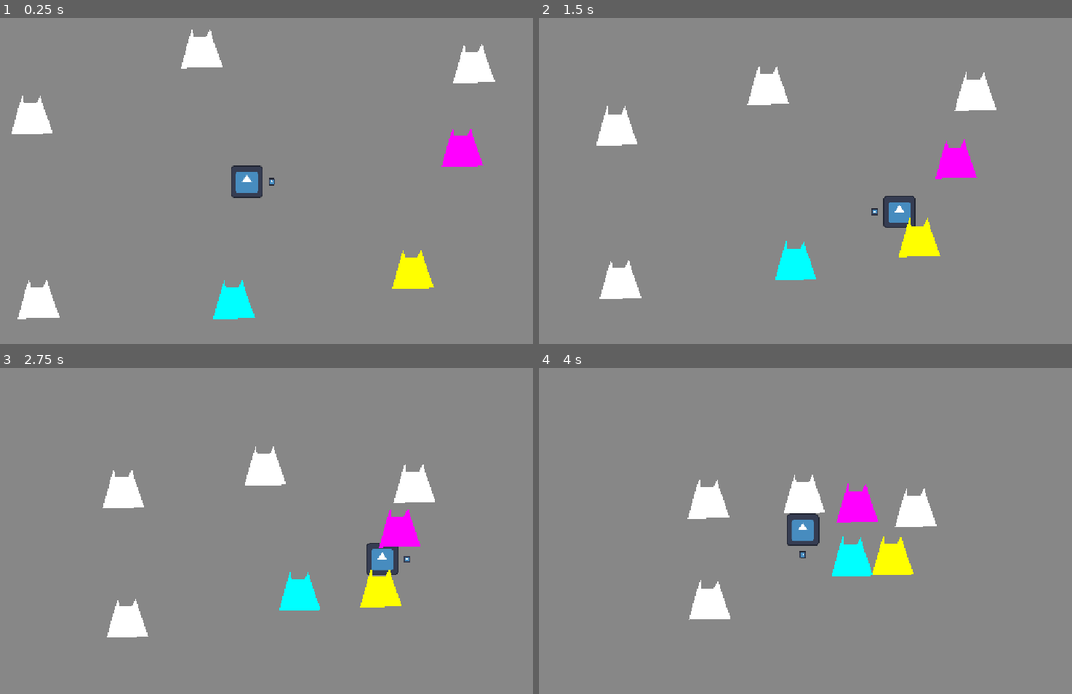
Above: before the commit, frames 1-4 (two rows, left to right).
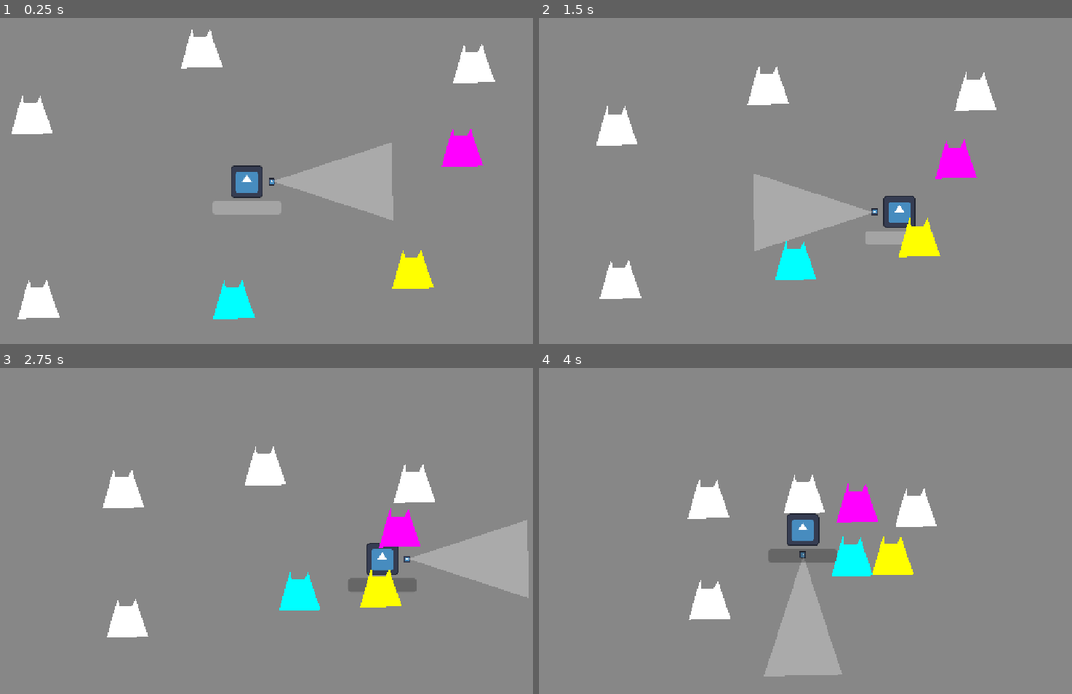
Above: after the commit, the same moments.

Repository: Team-Pufferfish/chromatic-survivors
Game: Godot game, scene res://Scenes/Game.tscn
The game is run twice, just before and just after one commit, with the same random seed, the same clock (stepped at 60 frames per second) and the same inputs. The engine's default icon, where the game draws it, is replaced by a stand-in: a white triangle on a blue panel in a dark square.
Inputs:
- Up to frame 1 (0.25 s): no input
- Up to frame 2 (1.5 s): hold D (p1_right) 0.53-1.28 s; tap Down (p1_aim_down) at 0.6 s; hold S (p1_down) from 1.28 s (still down); tap Left (p1_aim_left) at 1.35 s
- Up to frame 3 (2.75 s): release S (p1_down) at 2.03 s; hold D (p1_right) from 2.03 s (still down); tap Right (p1_aim_right) at 2.1 s
- Up to frame 4 (4 s): release D (p1_right) at 2.78 s; hold W (p1_up) 2.78-3.53 s; tap Up (p1_aim_up) at 2.85 s; hold A (p1_left) from 3.53 s (still down); tap Down (p1_aim_down) at 3.6 s

The runs differ from the first frame. In frame 1, 3.2% of the frame differs, in the area x 39-74%, y 38-63%; in frame 2, 3.0%; in frame 3, 3.0%; in frame 4, 3.2%.

Commit message:
Light Cone basics and detection

Diff:
--- a/chromatic-survivors/Scenes/Game.tscn
+++ b/chromatic-survivors/Scenes/Game.tscn
@@ -45,3 +45,5 @@
 
 [node name="Enemy7" parent="." instance=ExtResource("2_gl6un")]
 position = Vector2(491, 26)
+
+[node name="EnemyManager" type="Node" parent="."]
--- a/chromatic-survivors/Scenes/Player.tscn
+++ b/chromatic-survivors/Scenes/Player.tscn
@@ -7,7 +7,7 @@
 radius = 32.0
 
 [sub_resource type="CircleShape2D" id="CircleShape2D_5ixxa"]
-radius = 32.0156
+radius = 33.0
 
 [node name="Player" type="CharacterBody2D"]
 script = ExtResource("1_kyqiw")
@@ -25,6 +25,7 @@
 
 [node name="HurtShape" type="CollisionShape2D" parent="Hurtbox"]
 shape = SubResource("CircleShape2D_5ixxa")
+debug_color = Color(0.831271, 0.361895, 0.407025, 0.42)
 
 [node name="LightRotate" type="Node2D" parent="."]
 
@@ -32,3 +33,21 @@
 position = Vector2(49, 0)
 scale = Vector2(0.1, 0.1)
 texture = ExtResource("2_gntrk")
+
+[node name="LineCone" type="Area2D" parent="LightRotate"]
+
+[node name="Polygon2D" type="CollisionPolygon2D" parent="LightRotate/LineCone"]
+position = Vector2(40, 0)
+polygon = PackedVector2Array(11, -1, 247, -78, 250, 77)
+
+[node name="Polygon2D2" type="Polygon2D" parent="LightRotate/LineCone"]
+position = Vector2(40, 0)
+color = Color(1, 1, 1, 0.286275)
+polygon = PackedVector2Array(11, -1, 247, -78, 250, 77)
+
+[node name="HealthBar" type="ProgressBar" parent="."]
+offset_left = -68.0
+offset_top = 38.0
+offset_right = 68.0
+offset_bottom = 65.0
+show_percentage = false
--- a/chromatic-survivors/Scenes/enemy.tscn
+++ b/chromatic-survivors/Scenes/enemy.tscn
@@ -6,6 +6,8 @@
 radius = 32.0
 
 [node name="Enemy" type="CharacterBody2D"]
+collision_layer = 3
+collision_mask = 3
 script = ExtResource("1_hghv2")
 
 [node name="Polygon2D" type="Polygon2D" parent="."]
--- a/chromatic-survivors/Scripts/Enemy.gd
+++ b/chromatic-survivors/Scripts/Enemy.gd
@@ -17,13 +17,13 @@
 @export var CURRENT_YELLOW : int
 
 
-func _physics_process(delta: float) -> void:
+func _physics_process(_delta: float) -> void:
 	var player_direction = global_position.direction_to(player.global_position)
 	velocity = player_direction * speed
 
 	move_and_slide()
 
-func _process(delta: float) -> void:
+func _process(_delta: float) -> void:
 	if MAX_BLUE > 0:
 		$Polygon2D.color.b = CURRENT_BLUE/MAX_BLUE
 	if MAX_YELLOW > 0:
--- a/chromatic-survivors/Scripts/Player.gd
+++ b/chromatic-survivors/Scripts/Player.gd
@@ -3,11 +3,17 @@
 @export var speed : int = 300
 @export var brake : int = 15
 
-var MAX_HEALTH = 100;
-var CURRENT_HEALTH = 100;
+var MAX_HEALTH = 100.0;
+var CURRENT_HEALTH = 100.0;
 var last_aim = Vector2.RIGHT
+var damage_rate = 2.0;
+
+signal player_is_dead
 
 @onready var light_rotate: Node2D = $LightRotate
+
+func _ready() -> void:
+	$HealthBar.value = CURRENT_HEALTH
 
 func _physics_process(delta: float) -> void:
 	var direction = Input.get_vector("p1_left", "p1_right","p1_up","p1_down");
@@ -22,3 +28,16 @@
 	velocity = direction * speed;
 
 	move_and_slide()
+
+	var enemies_colliding = $Hurtbox.get_overlapping_bodies()
+	if enemies_colliding.size() > 0:
+		CURRENT_HEALTH -= damage_rate * enemies_colliding.size()
+		$HealthBar.value = CURRENT_HEALTH
+
+	if CURRENT_HEALTH <= 0:
+		emit_signal("player_is_dead")
+		print("player is dead")
+
+	var enemies_in_light_cone = $LightRotate/LineCone.get_overlapping_bodies()
+	if enemies_in_light_cone.size() > 0:
+		print(enemies_in_light_cone.size())
